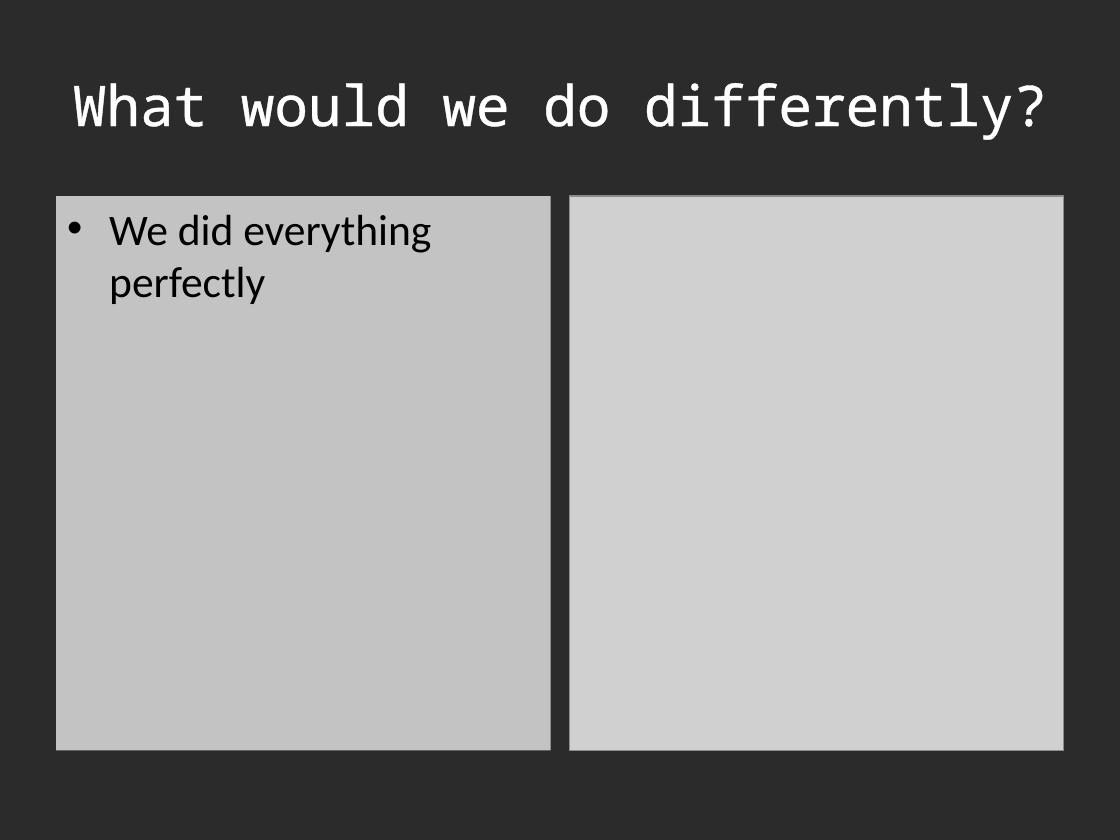
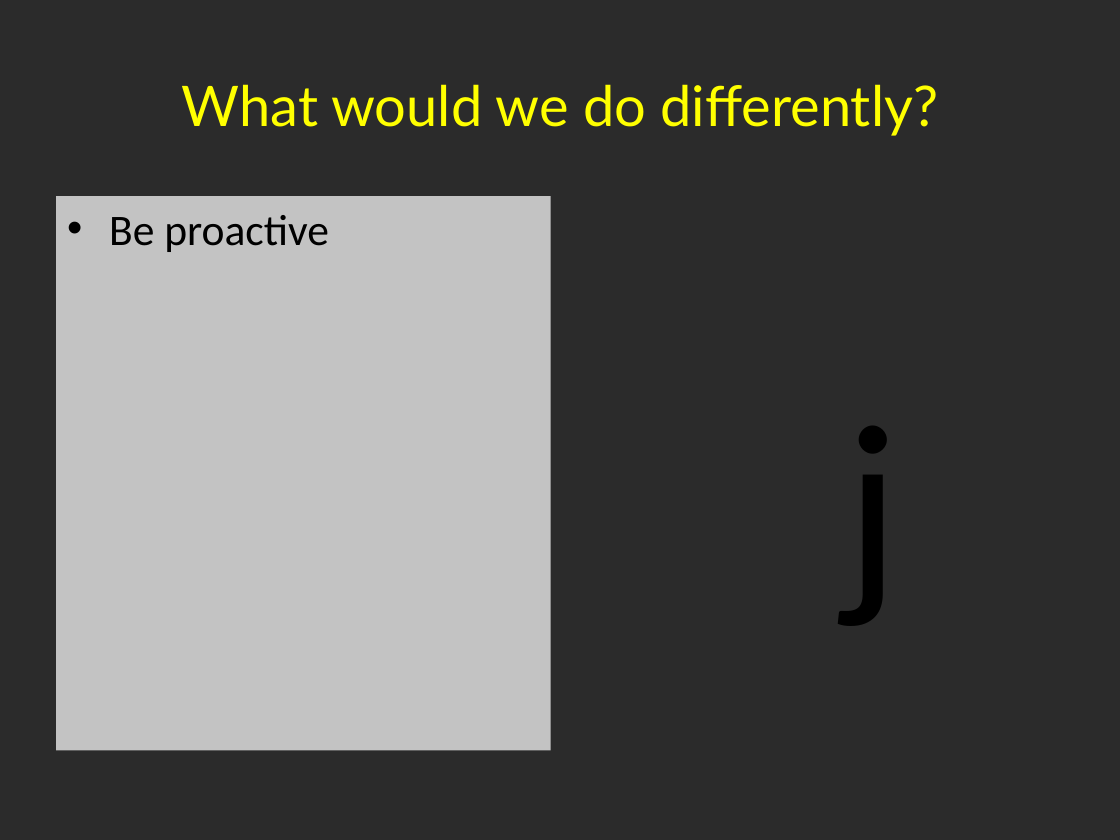
Before and after one commit to shalynnho/pokemonfactory, a slide deck: slide 6 of FactoryPresentation.pptx. Drawn at 1120x840 pixels with LibreOffice and Linux fonts; fonts in the diff are those of the drawing; grey boxes stand for pictures; background and template pictures are left out; a plain dark background stands for a picture behind light text. Boxes give left, top, right and bottom in pixels: in the first picture for what was removed or moved away, otherwise in the second. Text is boxed around its words. In the diff, an @@ line names an element or a change of style, - is before the commit and + after.

```diff
--- a/FactoryPresentation.pptx
+++ b/FactoryPresentation.pptx
@@ title "What would we do differently?" at box(182, 84, 938, 136): font Noto Sans Mono to Lato, text colour #FFFFFF to #FFFF00, letter outline #FFFFFF 1.45 pt to #558ED5 1.7 pt @@
@@ picture removed at box(569, 196, 1064, 750) @@
@@ text at box(109, 215, 329, 252): text changed @@
-• We did everything perfectly
+• Be proactive
@@ text added at box(845, 426, 901, 626), 150 pt, text #000000 @@
+j
```
Also in this commit, not shown: 4 other slides changed, 3 slides added, 3 slides removed.
